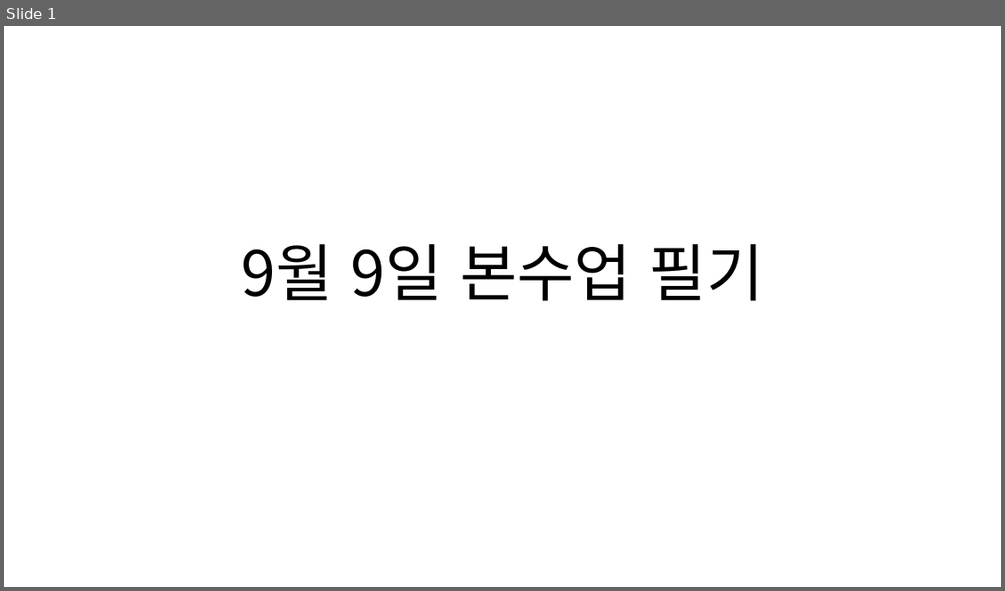
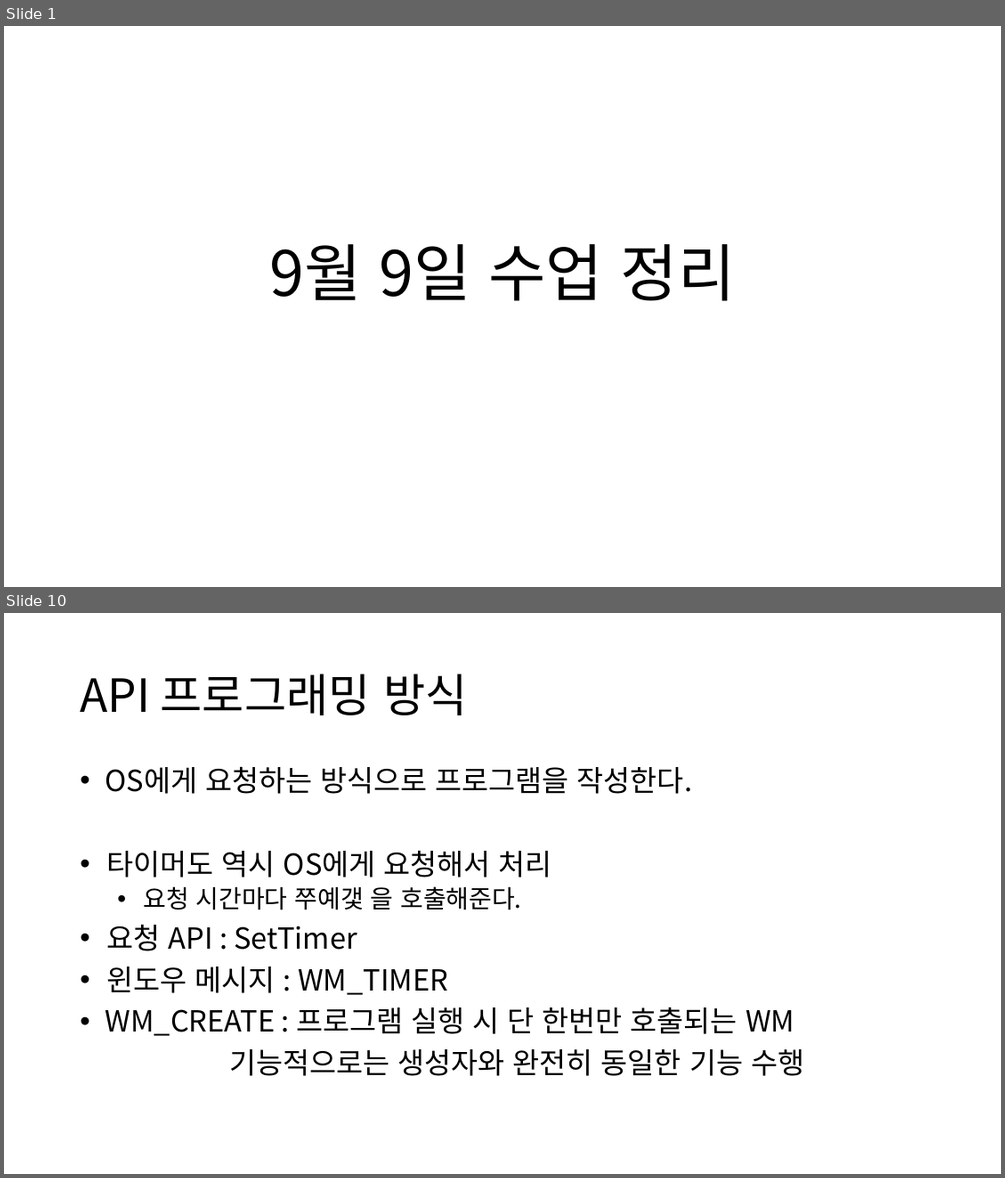
Before and after one commit to ycs-wikim/2024_vcpp1, a slide deck: 0909_수업정리.pptx. Shown one above the other, each under a label of ours: slide 1 before the commit, slides 1 and 10 after it; the slides between them are not shown. The pictures are 1005x591 and 1005x1178 pixels, drawn with LibreOffice and Linux fonts; fonts in the diff are those of the drawing. Boxes give left, top, right and bottom in pixels: in the first picture for what was removed or moved away, otherwise in the second. Text is boxed around its words. In the diff, an @@ line names an element or a change of style, - is before the commit and + after.

```diff
--- a/0909_수업정리.pptx
+++ b/0909_수업정리.pptx
@@ slide 10 added at bbox=[4, 613, 1001, 1174], background #FFFFFF @@
@@ title added at bbox=[80, 674, 467, 715], 44 pt, text #000000 @@
+API 프로그래밍 방식
@@ text added at bbox=[105, 767, 804, 1076], 28 pt, text #000000 @@
+• OS에게 요청하는 방식으로 프로그램을 작성한다.
+• 타이머도 역시 OS에게 요청해서 처리
+  • 요청 시간마다 쭈예갳 을 호출해준다.
+• 요청 API : SetTimer
+• 윈도우 메시지 : WM_TIMER
+• WM_CREATE : 프로그램 실행 시 단 한번만 호출되는 WM
+기능적으로는 생성자와 완전히 동일한 기능 수행
@@ slide 1 changed as well @@
@@ title at bbox=[270, 244, 736, 301]: text changed @@
-9월 9일 본수업 필기
+9월 9일 수업 정리
```
Also in this commit, not shown: 3 other slides added, 11 other files.
